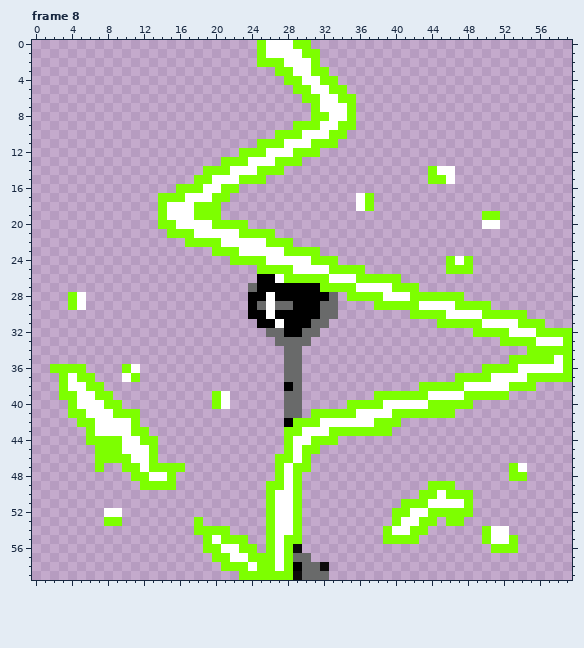
Pixel-art file -- public/assets/tower.ase. The picture above was drawn from the file before the commit.
60x60 pixels, 10 frames. Shown: frame 8. The commit also changed other frames, which this record leaves out.
The result:
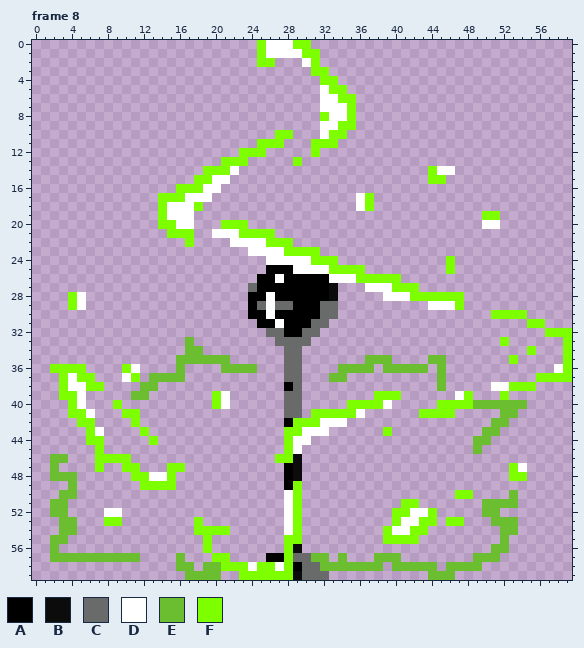
Palette (. is transparent): A #000000  B #0d0c0c  C #696a6a  D #ffffff  E #6abe30  F #7dff00
Change:
layer "Layer 3" added
Frame 8, layers "Layer 3", "Layer 2":
y 2: x 27..29 FDD -> ...
y 3: x 27..30 FFDD -> ....
y 4: x 28..31 FFDD -> ....
y 5: x 29..31 FFD -> ...
y 6: x 30..31 FF -> ..
y 7..8: x 31 F -> .
y 9: x 29..31 FFF -> ...
y 10: x 29..31 FDD -> ...
y 11: x 28..30 DDD -> ...
y 12: x 26..30 DDDFF -> .....
y 13: x 24..28 DDDFF -> .....
y 14: x 23..27 DDFFF -> .....
y 15: x 22..25 DFFF -> ....; x 46 D -> .
y 16: x 21..22 FF -> ..
y 17: x 20..21 FF -> ..
y 18: x 19..20 FF -> ..
y 19: x 18..20 FFF -> ...
y 20: x 18..20 DDF -> ...
y 21: x 18..19 DD -> ..
y 22: x 18..21 FFFD -> ....
y 23: x 20..23 FFFD -> ....
y 24: x 22..25 FFFF -> ....; x 47..48 DF -> ..
y 25: x 25..28 FFFF -> .AAA; x 47..48 FF -> ..
y 26: x 28..32 FFFFF -> AAAAA
y 27: x 32..36 FFFFD -> AB...
y 28: x 33 C -> B; x 35..38 FFFF -> ....
y 29: x 38..43 FFFFFD -> ......; x 48..50 FFF -> ...
y 30: x 42..50 FFFFDDDDF -> .........
y 31: x 45..54 FFFFFDDDDF -> ..........
y 32: x 49..56 FFFFDDDF -> ........
y 33: x 17 . -> E; x 53..58 FFFDDD -> ......
y 34: x 17..18 .. -> EE; x 56..58 FFF -> ...
y 35: x 16..21 ...... -> EEEEEE; x 37..39 ... -> EEE; x 44..45 .. -> EE; x 54..58 FFFFD -> .....
y 36: x 16 . -> E; x 21..24 .... -> EEEE; x 34..37 .... -> EEEE; x 39..43 ..... -> EEEEE; x 45 . -> E; x 50..57 FFFFDDDD -> ........
y 37: x 13..16 .... -> EEEE; x 33..34 .. -> EE; x 45 . -> E; x 47..55 FFFFDDDDF -> .........
y 38: x 12..13 .. -> EE; x 43..50 FFFFFDDD -> ..E.....
y 39: x 6..8 DFF -> ...; x 11..12 .. -> EE; x 41..46 FFFDDD -> ......; x 49..51 FFF -> ...
y 40: x 6..8 DDF -> ...; x 40..44 DDDDF -> .....; x 49..54 ...... -> EEEEEE
y 41: x 7..9 DDF -> ...; x 37..42 DDDFFF -> ......; x 52..53 .. -> EE
y 42: x 7..10 DDDD -> ....; x 35..40 DDDFFF -> ......; x 51..52 .. -> EE
y 43: x 8..11 DDDF -> ....; x 33..38 FFFFFF -> ......; x 50..51 .. -> EE
y 44: x 8..12 FFDDF -> .....; x 31..33 FFF -> ...; x 49..50 .. -> EE
y 45: x 8..13 FFDDDF -> ......; x 30..31 FF -> ..; x 49 . -> E
y 46: x 2..3 .. -> EE; x 11..13 DDF -> ...; x 29..30 DF -> B.
y 47: x 2 . -> E; x 12..14 DFF -> ...; x 27..30 FDFF -> .AB.
y 48: x 2..4 ... -> EEE; x 27..29 FDF -> .AB
y 49: x 4 . -> E; x 26..28 FFD -> ..A; x 44..46 FFF -> ...
y 50: x 3..4 .. -> EE; x 26..27 FD -> ..; x 43..46 FFDF -> ....; x 53 . -> E
y 51: x 2..3 .. -> EE; x 26..27 FD -> ..; x 43..48 FDDDDF -> ......; x 50..53 .... -> EEEE
y 52: x 2..3 .. -> EE; x 26..27 FD -> ..; x 45..48 FFFF -> ....; x 50..51 .. -> EE
y 53: x 3..4 .. -> EE; x 26..27 FD -> ..; x 51..53 ... -> EEE
y 54: x 3..4 .. -> EE; x 26..27 FD -> ..; x 50..53 FDD. -> ..EE
y 55: x 2..3 .. -> EE; x 20..23 DFFF -> ....; x 26..27 FD -> ..; x 50..53 FDDF -> ..E.
y 56: x 2 . -> E; x 20..24 FDDFF -> .....; x 26..27 FD -> ..; x 51..53 FFF -> EE.
y 57: x 2..11 .......... -> EEEEEEEEEE; x 16 . -> E; x 22..27 DDFFFD -> ....AA; x 31..32 .. -> EE; x 34 . -> E; x 38..40 ... -> EEE; x 49..51 ... -> EEE
y 58: x 16..17 .. -> EE; x 19..20 .. -> EE; x 32..38 B...... -> EEEEEEE; x 40..44 ..... -> EEEEE; x 46..49 .... -> EEEE
y 59: x 17..20 .... -> EEEE; x 44..46 ... -> EEE
Changed places in both pictures, as pixel boxes (x1, y1, x2, y2):
changed: (50, 58, 563, 580)
